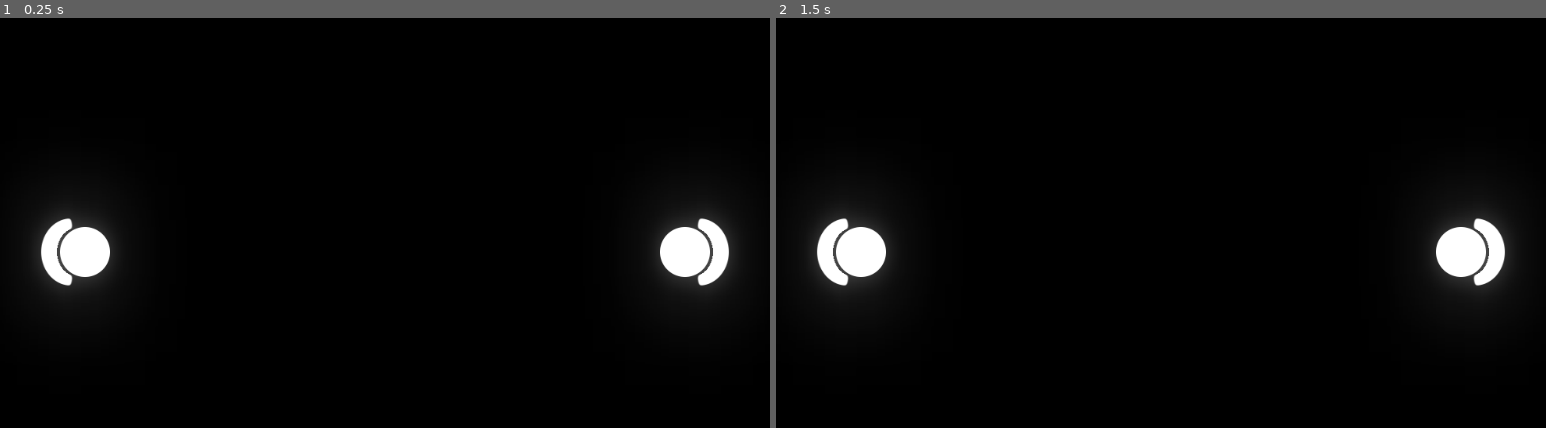
Above: before the commit, frames 1-2 (left to right).
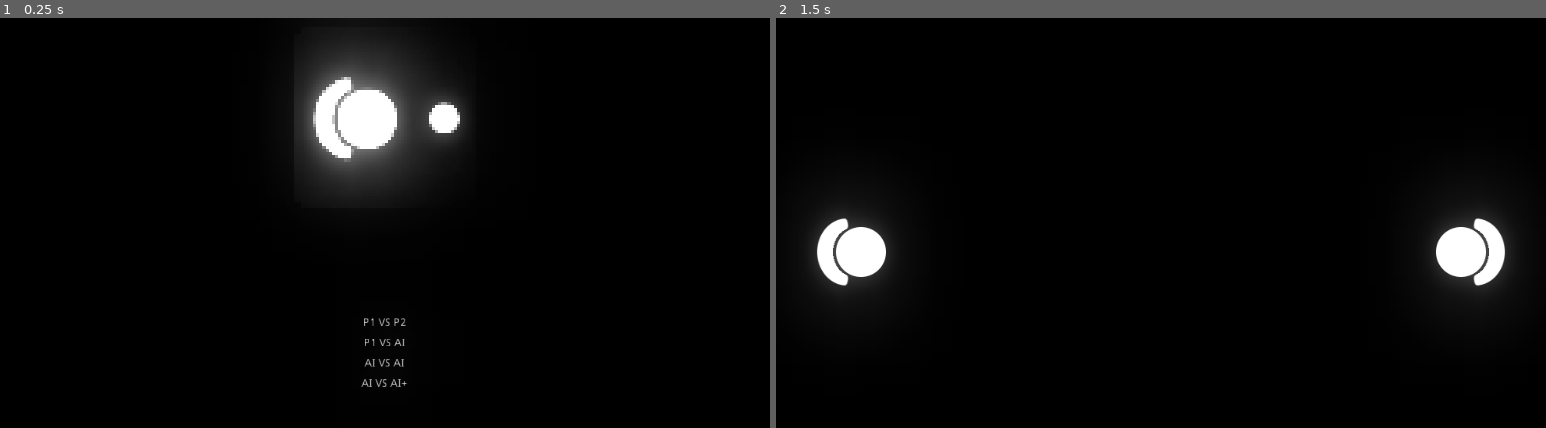
Above: after the commit, the same moments.

Repository: MenesesGHZ/PongPing
Game: Godot game, scene res://src/game/game.tscn
Two runs of this game, one before a commit and one after it. Both use one fixed random seed, a clock stepped at 60 frames per second and the inputs below.
Inputs (mouse positions are in pixels of both pictures, inside the frame that each line leads up to):
- Up to frame 1 (0.25 s): no input
- Up to frame 2 (1.5 s): click (1161, 321) at 0.5 s, where only the run after the commit has a clickable "P1 VS P2"; tap Enter at 1.25 s

The runs differ from the first frame. In frame 1, 11% of the frame differs, in the area x 4-96%, y 2-90%; in frame 2, nothing differs.

Commit message:
Create Game Main Menu

Diff:
--- /dev/null
+++ b/src/game/game.gd
@@ -0,0 +1,40 @@
+extends Node
+## Game Class
+
+
+## Enums
+enum States {
+	MAIN_MENU,
+	PLAYING,
+}
+
+
+## Private Variables
+var _state : int = States.MAIN_MENU setget _set_state
+
+
+## OnReady Variables
+onready var main_menu : ColorRect = get_node("HUD/MainMenu")
+
+
+
+## Private Methods
+func _set_state(new_value : int) -> void:
+	_state = new_value
+	main_menu.visible = _state == States.MAIN_MENU
+
+
+func _on_P1VSP2_pressed():
+	_set_state(States.PLAYING)
+
+
+func _on_P1VSAI_pressed():
+	_set_state(States.PLAYING)
+
+
+func _on_AIVSAI_pressed():
+	_set_state(States.PLAYING)
+
+
+func _on_AIVSAIPlus_pressed():
+	_set_state(States.PLAYING)
--- a/src/game/game.tscn
+++ b/src/game/game.tscn
@@ -1,6 +1,8 @@
-[gd_scene load_steps=5 format=2]
+[gd_scene load_steps=7 format=2]
 
 [ext_resource path="res://src/game/player/player.tscn" type="PackedScene" id=1]
+[ext_resource path="res://icon.png" type="Texture" id=2]
+[ext_resource path="res://src/game/game.gd" type="Script" id=3]
 
 [sub_resource type="Environment" id=1]
 background_mode = 4
@@ -17,6 +19,7 @@
 extents = Vector2( 16, 300 )
 
 [node name="Game" type="Node"]
+script = ExtResource( 3 )
 
 [node name="WorldEnvironment" type="WorldEnvironment" parent="."]
 environment = SubResource( 1 )
@@ -55,3 +58,59 @@
 __meta__ = {
 "_edit_lock_": true
 }
+
+[node name="MainMenu" type="ColorRect" parent="HUD"]
+anchor_right = 1.0
+anchor_bottom = 1.0
+color = Color( 0, 0, 0, 1 )
+
+[node name="VBoxContainer" type="VBoxContainer" parent="HUD/MainMenu"]
+anchor_left = 0.5
+anchor_right = 0.5
+anchor_bottom = 1.0
+margin_left = -128.0
+margin_right = 128.0
+
+[node name="icon" type="TextureRect" parent="HUD/MainMenu/VBoxContainer"]
+margin_right = 256.0
+margin_bottom = 256.0
+rect_min_size = Vector2( 256, 256 )
+texture = ExtResource( 2 )
+stretch_mode = 6
+
+[node name="VBoxContainer" type="VBoxContainer" parent="HUD/MainMenu/VBoxContainer"]
+margin_top = 260.0
+margin_right = 256.0
+margin_bottom = 600.0
+size_flags_horizontal = 3
+size_flags_vertical = 3
+alignment = 1
+
+[node name="P1VSP2" type="ToolButton" parent="HUD/MainMenu/VBoxContainer/VBoxContainer"]
+margin_top = 120.0
+margin_right = 256.0
+margin_bottom = 142.0
+text = "P1 VS P2"
+
+[node name="P1VSAI" type="ToolButton" parent="HUD/MainMenu/VBoxContainer/VBoxContainer"]
+margin_top = 146.0
+margin_right = 256.0
+margin_bottom = 168.0
+text = "P1 VS AI"
+
+[node name="AIVSAI" type="ToolButton" parent="HUD/MainMenu/VBoxContainer/VBoxContainer"]
+margin_top = 172.0
+margin_right = 256.0
+margin_bottom = 194.0
+text = "AI VS AI"
+
+[node name="AIVSAIPlus" type="ToolButton" parent="HUD/MainMenu/VBoxContainer/VBoxContainer"]
+margin_top = 198.0
+margin_right = 256.0
+margin_bottom = 220.0
+text = "AI VS AI+"
+
+[connection signal="pressed" from="HUD/MainMenu/VBoxContainer/VBoxContainer/P1VSP2" to="." method="_on_P1VSP2_pressed"]
+[connection signal="pressed" from="HUD/MainMenu/VBoxContainer/VBoxContainer/P1VSAI" to="." method="_on_P1VSAI_pressed"]
+[connection signal="pressed" from="HUD/MainMenu/VBoxContainer/VBoxContainer/AIVSAI" to="." method="_on_AIVSAI_pressed"]
+[connection signal="pressed" from="HUD/MainMenu/VBoxContainer/VBoxContainer/AIVSAIPlus" to="." method="_on_AIVSAIPlus_pressed"]
